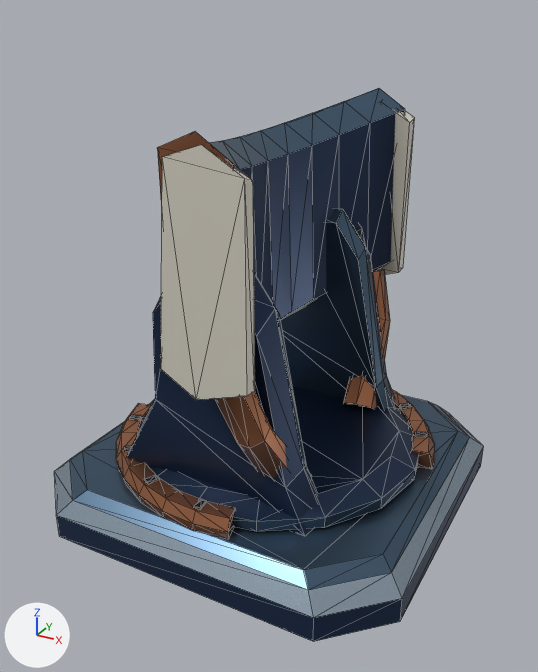
Renders of the glTF model assets/models/optical-bench/bender.glb from each side of a commit.
Camera for both pictures: a 50 mm lens placed at (0.832, -1.546, 1.256), pointed at (0.006, -0.045, 0.505). Lighting does not change. The marker at lower left points along +X, +Y and +Z. The older version comes first. Mesh edges are drawn as thin lines. Vertices at exactly the same position are counted once.

The scene before the commit, as lines of its bpy script (objects in view):
```python
me_bender = bpy.data.meshes.new('bender')
me_bender.from_pydata(...)  # 608 vertices, 1132 faces; spans x -0.49..0.49, y -0.48..0.48, z 0.0..1.061
# faces by material slot: [280, 174, 128, 118, 372, 20, 40]
me_bender.materials.append(mat_carbon_recess)
me_bender.materials.append(mat_anodized_cobalt)
me_bender.materials.append(mat_diamond_cut_edges)
me_bender.materials.append(mat_brushed_titanium)
me_bender.materials.append(mat_copper_ferrule)
me_bender.materials.append(mat_front_silver)
me_bender.materials.append(mat_satin_porcelain)
ob_bender = bpy.data.objects.new('bender', me_bender)
ob_bender.location = (0.0, 0.0, 0.0)
```
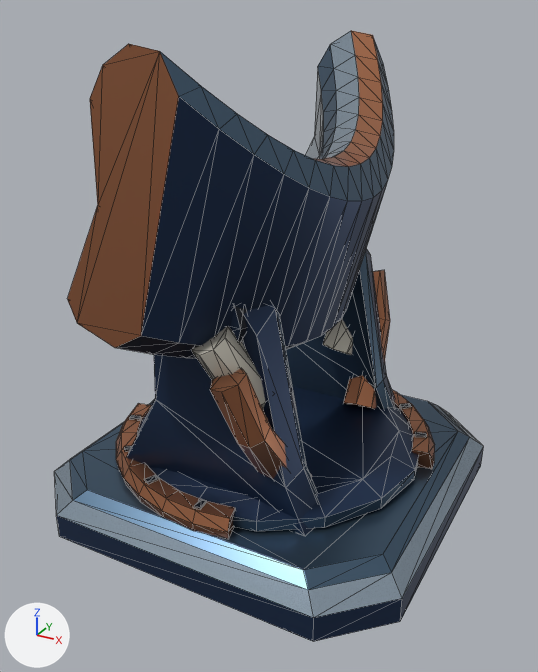
The change, as a list of edits to the scene's bpy script:
```text
Change me_bender:
    used by ob_bender; location = (0.0, 0.0, 0.0)
    remove me_bender.from_pydata(...)  # 608 vertices, 1132 faces; spans x -0.49..0.49, y -0.48..0.48, z 0.0..1.061
    add me_bender.from_pydata(...)  # 736 vertices, 1388 faces; spans x -0.49..0.49, y -0.48..0.48, z 0.0..1.202
    me_bender part 1: the loose piece of 66 vertices spanning x -0.181..0.169, y -0.44..0.44, z 0.465..1.061 is rebuilt with 170 vertices and now spans x -0.235..0.245, y -0.476..0.476, z 0.5..1.202
    me_bender part 2: a new loose piece of 24 vertices spanning x -0.003..0.157, y -0.403..-0.19, z 0.349..0.653, in mat_satin_porcelain
    me_bender part 3: a new loose piece of 24 vertices spanning x -0.003..0.157, y 0.19..0.403, z 0.349..0.653, in mat_satin_porcelain
    me_bender part 4: the loose piece of 12 vertices spanning x -0.026..0.18, y -0.447..-0.415, z 0.525..1.04 is deleted
    me_bender part 5: the loose piece of 12 vertices spanning x -0.026..0.18, y 0.415..0.447, z 0.525..1.04 is deleted
    me_bender part 6: 302 kept faces spanning x -0.288..0.21, y -0.43..0.43, z 0.173..0.77 get new vertex colours; the middle colour goes from light grey #cdcdcd to light grey #c9c9c9
```

Location of each change, (x1, y1, x2, y2) in pixels of the pictures (538 x 672 px):
'bender', reshaped (10% taller)
    before: (54, 88, 483, 642)
    after: (54, 31, 483, 642)
part 1 of me_bender, rebuilt
    before: (157, 88, 405, 320)
    after: (67, 31, 394, 359)
part 2 of me_bender, added
    after: (192, 326, 265, 409)
part 3 of me_bender, added
    after: (323, 319, 353, 355)
part 4 of me_bender, deleted
    before: (161, 145, 255, 400)
part 5 of me_bender, deleted
    before: (377, 108, 415, 275)
part 6 of me_bender, recoloured
    before: (153, 209, 386, 438)
    after: (154, 249, 386, 438)
